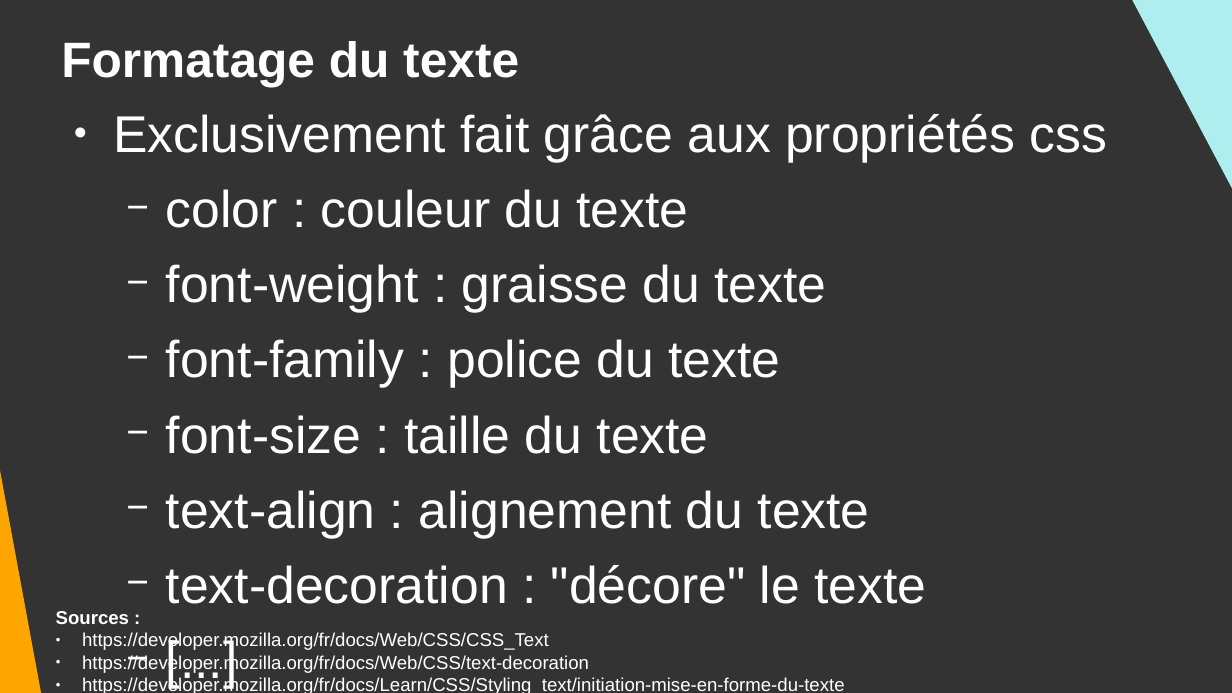
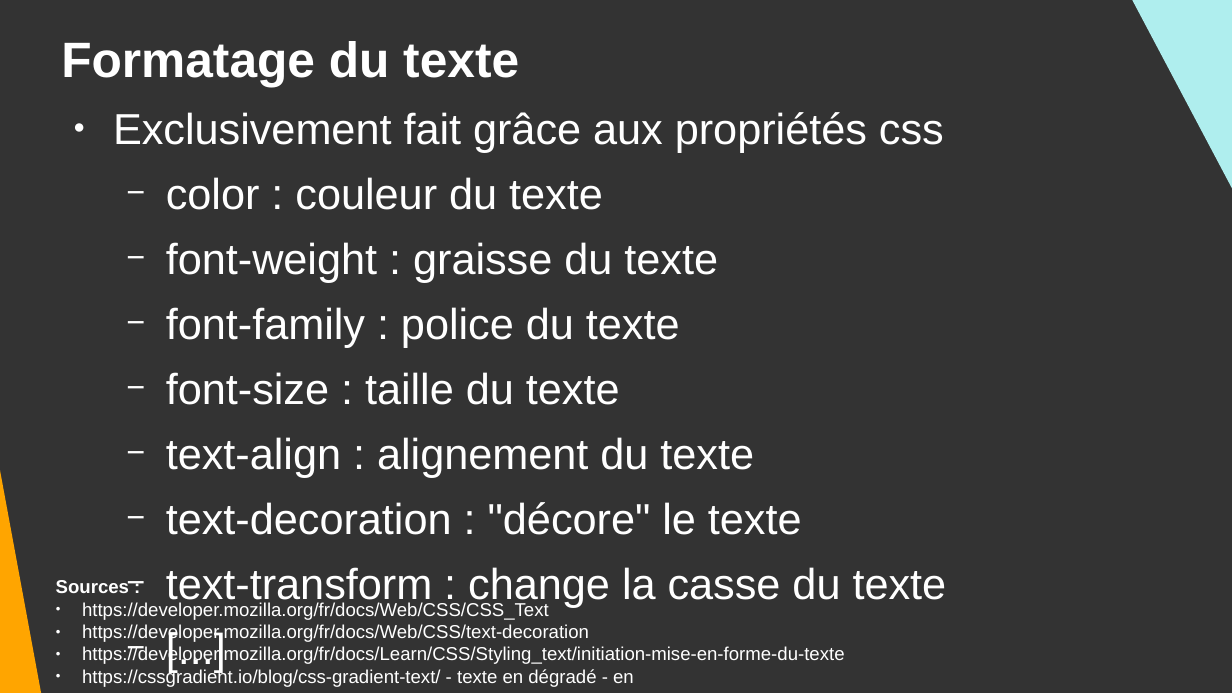
Before and after one commit to DanYellow/cours, a slide deck: slide 5 of integration-web-s1/travaux-pratiques/numero-4/presentation.odp. Drawn at 1232x693 pixels with LibreOffice and Linux fonts; fonts in the diff are those of the drawing. Boxes give left, top, right and bottom in pixels: in the first picture for what was removed or moved away, otherwise in the second. Text is boxed around its words. In the diff, an @@ line names an element or a change of style, - is before the commit and + after.

```diff
--- a/integration-web-s1/travaux-pratiques/numero-4/presentation.odp
+++ b/integration-web-s1/travaux-pratiques/numero-4/presentation.odp
@@ text at [113,112,944,535]: size 33.3 to 27.9 pt in "Exclusivement fait grâce aux propriétés css", "color : couleur du texte", "font-weight : graisse du texte", "font-family : police du texte" and 4 more places @@
@@ text at [166,567,947,607]: paragraph added @@
+  − text-transform : change la casse du texte
@@ text "Sources :" rewrapped from [56,611,845,693] to [56,580,845,687] @@
```
Also in this commit, not shown: 3 other slides changed, 1 slide added, 1 slide removed, 7 other files.
